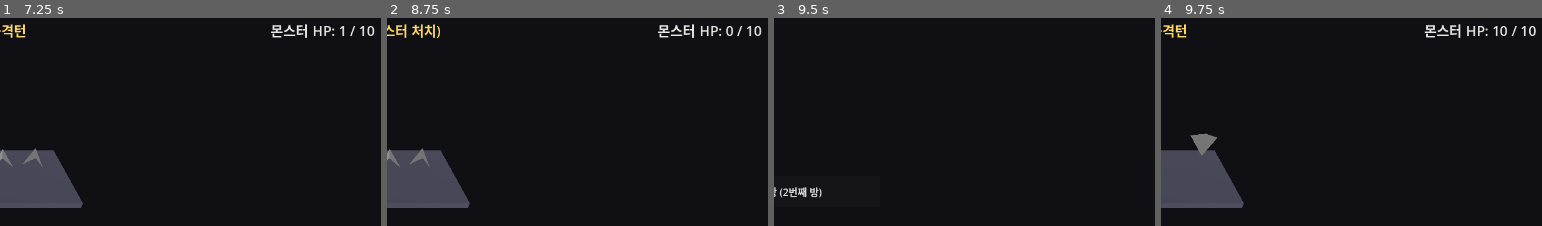
Above: before the commit, frames 1-4 (left to right).
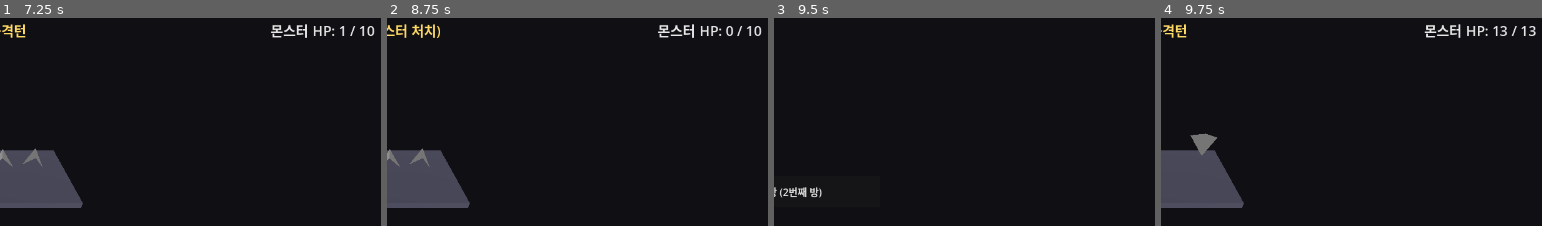
Above: after the commit, the same moments.

Repository: YGseok/ProjectD
Game: Godot game, scene res://scenes/dungeon_map.tscn
The game is run twice, just before and just after one commit, with the same random seed, the same clock (stepped at 60 frames per second) and the same inputs.
Inputs:
- Up to frame 1 (7.25 s): click "전투 방 입장 (1번째 방)" at 0.5 s; tap Enter at 2, 4.25 s; tap Space at 2.75, 5 s
- Up to frame 2 (8.75 s): tap Enter at 7.25 s; tap Space at 8 s
- Up to frame 3 (9.5 s): click "던전으로 돌아가기" at 8.75 s
- Up to frame 4 (9.75 s): click "전투 방 입장 (2번째 방)" at 9.5 s
The pictures show only the part of the screen within x 50-100%, y 7-57%; the shares and areas given below are measured in that part.

Frames 1-3 are identical in both runs. In frame 4, 0.1% of the frame differs, in the area x 88-99%, y 3-9%.

Commit message:
feat: 방마다 다른(더 강한) 몬스터 등장하도록 난이도 스케일링 추가
던전 맵의 모든 방이 항상 동일한 테스트 몬스터(공격 2D4/방어 1D4/HP10)와만
싸우던 것을, RunState.rooms_cleared 기반으로 몬스터 구성이 강해지도록 변경.
1번째 방은 DESIGN.md 확정 수치와 동일하게 유지하고, 이후는 잠정 공식으로
스케일링(공격 2방마다 +1개, 방어 3방마다 +1개, HP 매 방 +3). QA로 1번째 방
회귀 없음과 5번째 방 스케일링 정상 동작을 확인.

Co-Authored-By: Claude Sonnet 5 <noreply@anthropic.com>

Diff:
--- a/scenes/combat_test.gd
+++ b/scenes/combat_test.gd
@@ -1,7 +1,9 @@
 extends Node2D
-## 전투 씬 1차 버전 (플레이어 vs 테스트 몬스터).
-## DESIGN.md 확정 수치를 그대로 하드코딩: 플레이어 공격/방어 D4x3·HP20,
-## 몬스터 공격 D4x2/방어 D4x1·HP10.
+## 전투 씬 (플레이어 vs 몬스터).
+## 플레이어 수치는 DESIGN.md 확정 그대로 하드코딩: 공격/방어 D4x3·HP20.
+## 몬스터는 DESIGN.md에 1번째 방(공격 D4x2/방어 D4x1·HP10)만 확정되어 있고, 그 이후
+## 방의 몬스터 구성은 아직 미정이라 RunState.rooms_cleared를 기반으로 잠정적인 난이도
+## 스케일링(_monster_config_for_room())을 적용한다 (아래 "몬스터 스케일링" 참고).
 ##
 ## 판정은 기존 systems/dice_bag.gd(DiceBag), systems/combat_math.gd(CombatMath)를
 ## 그대로 재사용한다. 물리적으로 굴러가는 dice/die_d4.tscn(DieD4)은 "손맛" 연출용이며,
@@ -29,21 +31,39 @@
 @onready var next_button: Button = $NextButton
 
 var player_hp := 20
-var monster_hp := 10
 const PLAYER_MAX_HP := 20
-const MONSTER_MAX_HP := 10
 
 var player_attack_bag := DiceBag.new(4, 3)
 var player_defense_bag := DiceBag.new(4, 3)
-var monster_attack_bag := DiceBag.new(4, 2)
-var monster_defense_bag := DiceBag.new(4, 1)
+
+var monster_hp: int
+var monster_max_hp: int
+var monster_attack_bag: DiceBag
+var monster_defense_bag: DiceBag
 
 var battle_over := false
 var player_won := false
 var _log_lines: Array[String] = []
 
 
+## 잠정 난이도 스케일링 (DESIGN.md 미확정 — 1번째 방만 확정 수치 그대로 유지).
+## room_index: 0부터 시작 (RunState.rooms_cleared와 동일한 기준, 즉 몇 번째 몬스터인지).
+## room_index=0 -> 공격 2D4 / 방어 1D4 / HP10 (DESIGN.md 확정값과 동일).
+func _monster_config_for_room(room_index: int) -> Dictionary:
+	return {
+		"attack_count": 2 + int(room_index / 2.0),
+		"defense_count": 1 + int(room_index / 3.0),
+		"max_hp": 10 + room_index * 3,
+	}
+
+
 func _ready() -> void:
+	var config := _monster_config_for_room(RunState.rooms_cleared)
+	monster_attack_bag = DiceBag.new(4, config["attack_count"])
+	monster_defense_bag = DiceBag.new(4, config["defense_count"])
+	monster_max_hp = config["max_hp"]
+	monster_hp = monster_max_hp
+
 	next_button.pressed.connect(_on_next_button_pressed)
 	_update_labels()
 	_run_battle()
@@ -146,7 +166,7 @@
 
 func _update_labels() -> void:
 	player_hp_label.text = "플레이어 HP: %d / %d" % [player_hp, PLAYER_MAX_HP]
-	monster_hp_label.text = "몬스터 HP: %d / %d" % [monster_hp, MONSTER_MAX_HP]
+	monster_hp_label.text = "몬스터 HP: %d / %d" % [monster_hp, monster_max_hp]
 
 
 func _append_log(line: String) -> void:
Not shown, changed: docs/DESIGN.md
Not shown, changed: docs/STATUS.md
